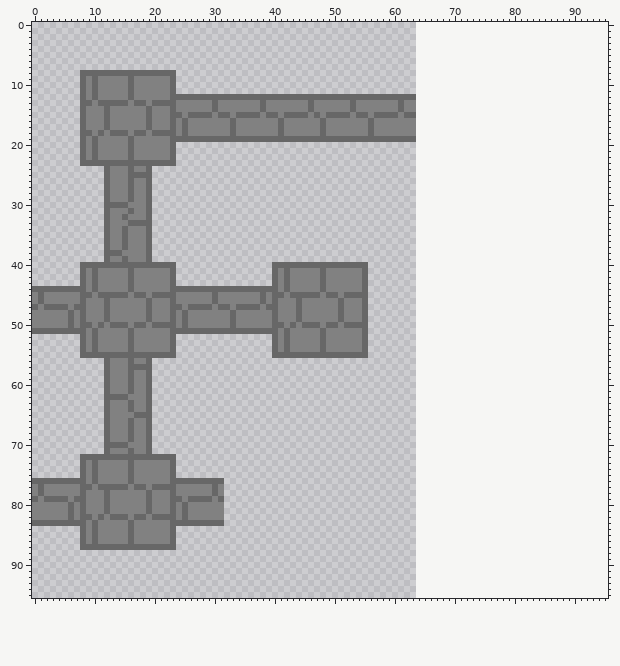
Edited in one commit: pixel-art file (Assets/Sprites/WallTilemap.aseprite). That is the earlier state.
64x96 pixels, 1 frame. The old version is drawn lined up with the new one, on the new canvas.
After:
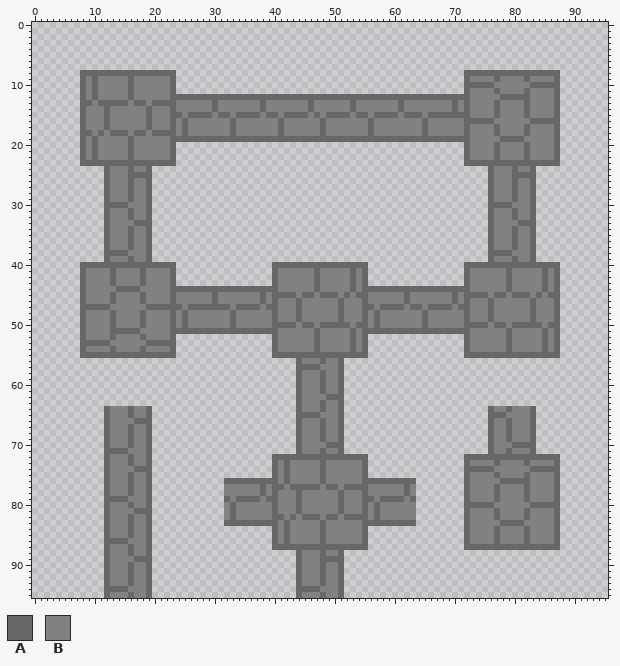
Palette (. is transparent): A #676767  B #818181
Diff:
canvas 64x96 -> 96x96
Changed rows in their new state; - is an unchanged pixel.
first column x 0:
 8 ------------------------------------------------------------------------AAAAAAAAAAAAAAAA
 9 ------------------------------------------------------------------------ABBBBABBBBABBBBA
10 ------------------------------------------------------------------------AAAAABBBBBBAAAAA
11 ------------------------------------------------------------------------ABBBBABBBBABBBBA
12 ----------------------------------------------------------------AAAAAAAAABBBBBAAAAABBBBA
13 ----------------------------------------------------------------BBBBBBABABBBBABBBBABBBBA
14 ----------------------------------------------------------------BBBBBBABABBBBABBBBABBBBA
15 ----------------------------------------------------------------ABAAAAAAABBBBABBBBABBBBA
16 ----------------------------------------------------------------BABBBBBBAAAAABBBBBBAAAAA
17 ----------------------------------------------------------------BABBBBBBABBBBABBBBABBBBA
18 ----------------------------------------------------------------BABBBBBBABBBBABBBBABBBBA
19 ----------------------------------------------------------------AAAAAAAAABBBBBAAAABBBBBA
20 ------------------------------------------------------------------------ABBBBABBBBABBBBA
21 ------------------------------------------------------------------------ABBBBABBBBABBBBA
22 ------------------------------------------------------------------------ABBBBABBBBABBBBA
23 ------------------------------------------------------------------------AAAAAAAAAAAAAAAA
24 ----------------------------------------------------------------------------ABBBABBA----
25 ----------------------------------------------------------------------------ABBBAAAA----
26 ----------------------------------------------------------------------------ABBBABBA----
27 ----------------------------------------------------------------------------ABBBABBA----
28 ----------------------------------------------------------------------------ABBBABBA----
29 ----------------------------------------------------------------------------ABBBABBA----
30 ----------------------------------------------------------------------------AAAABBBA----
31 ----------------------------------------------------------------------------ABBBABBA----
32 ---------------BA-----------------------------------------------------------ABBBABBA----
33 ----------------B-----------------------------------------------------------ABBBBAAA----
34 ---------------BA-----------------------------------------------------------ABBBABBA----
35 ---------------BA-----------------------------------------------------------ABBBABBA----
36 ---------------BA-----------------------------------------------------------ABBBABBA----
37 ---------------BA-----------------------------------------------------------ABBBABBA----
38 ---------------A------------------------------------------------------------AAAABBBA----
39 ---------------BA-----------------------------------------------------------ABBBABBA----
40 ------------------------------------------------------------------------AAAAAAAAAAAAAAAA
41 ----------B--A--B-A-----------------------B----AB----A------------------ABBBBBBABBBBBABA
42 ----------B--A--B-A-----------------------B----AB----A------------------ABBBBBBABBBBBABA
43 ----------B--A--B-A-----------------------B----AB----A------------------ABBBBBBABBBBBABA
44 ........--B---AA-A------------------------B----AB----A--AAAAAAAAAAAAAAAAABBBBBBABBBBBABA
45 ........-B-BB-BB-B--BBB-------------------A-B--BA----B--BBBBBBABBBBBBBABAAAABAABAAABABAA
46 ........----BA----AB------------------------------------BBBBBBABBBBBBBABABBBABBBBBBABBBA
47 ........-AAA--------AAA-------A-------------------------ABAAAABAABAAAABAABBBABBBBBBABBBA
48 ........----BA----AB------------------------------------BABBBBBBBABBBBBBABBBABBBBBBABBBA
49 ........----BA----AB------------------------------------BABBBBBBBABBBBBBABBBABBBBBBABBBA
50 ........-B-B--BB-B--BBB-------------------A----BA--A-B--BABBBBBBBABBBBBBAAAABAABAAAAABAA
51 ........--B--AAA-A------------------------B----AB----A--AAAAAAAAAAAAAAAAABBBBBBABBBBBABA
52 ----------B--A--B-A-----------------------B----AB----A------------------ABBBBBBABBBBBABA
53 ---------A-AA---B--AAAA-------------------B----AB----A------------------ABBBBBBABBBBBABA
54 ----------B--A--B-A-----------------------B----AB----A------------------ABBBBBBABBBBBABA
55 ------------------------------------------------------------------------AAAAAAAAAAAAAAAA
56 ------------........------------------------ABBBABBA------------------------------------
57 ------------........------------------------AAAABBBA------------------------------------
58 ------------........------------------------ABBBABBA------------------------------------
59 ------------........------------------------ABBBABBA------------------------------------
60 ------------........------------------------ABBBABBA------------------------------------
61 ------------........------------------------ABBBABBA------------------------------------
62 ------------........------------------------ABBBBAAA------------------------------------
63 ------------........------------------------ABBBABBA------------------------------------
64 --------------------------------------------ABBBABBA------------------------ABBABBBA----
65 ----------------ABB-------------------------AAAABBBA------------------------AAABBBBA----
66 ----------------BAA-------------------------ABBBABBA------------------------ABBABBBA----
67 --------------------------------------------ABBBABBA------------------------ABBABBBA----
68 --------------------------------------------ABBBABBA------------------------ABBABBBA----
69 --------------------------------------------ABBBABBA------------------------ABBABBBA----
70 -------------BBBA---------------------------ABBBBAAA------------------------ABBBAAAA----
71 -------------AAAB---------------------------ABBBABBA------------------------ABBABBBA----
72 --------....-BBB-BB-....----------------AAAAAAAAAAAAAAAA----------------AAAAAAAAAAAAAAAA
73 --------....A------A....----------------ABABBBBBABBBBBBA----------------ABBBBABBBBABBBBA
74 --------....A---BAAA....----------------ABABBBBBABBBBBBA----------------AAAAABBBBBBAAAAA
75 --------....A------A....----------------ABABBBBBABBBBBBA----------------ABBBBABBBBABBBBA
76 ............A------A............AAAAAAAAABABBBBBABBBBBBAAAAAAAAA--------ABBBBBAAAAABBBBA
77 ............-BBBABBA............BBBBBBABAABAAAAABAABAAAABBBBBBAB--------ABBBBABBBBABBBBA
78 ............----A---............BBBBBBABABBBABBBBBBABBBABBBBBBAB--------ABBBBABBBBABBBBA
79 ............-AAA----............ABAAAABAABBBABBBBBBABBBAABAAAABA--------ABBBBABBBBABBBBA
80 ............----A---............BABBBBBBABBBABBBBBBABBBABABBBBBB--------AAAAABBBBBBAAAAA
81 ............-----AA-............BABBBBBBABBBABBBBBBABBBABABBBBBB--------ABBBBABBBBABBBBA
82 ............ABBBABBA............BABBBBBBAABABAAABAABAAAABABBBBBB--------ABBBBABBBBABBBBA
83 ............A------A............AAAAAAAAABABBBBBABBBBBBAAAAAAAAA--------ABBBBBAAAABBBBBA
84 --------....A------A....----------------ABABBBBBABBBBBBA----------------ABBBBABBBBABBBBA
85 --------....A------A....----------------ABABBBBBABBBBBBA----------------ABBBBABBBBABBBBA
86 --------....AAAAB--A....----------------ABABBBBBABBBBBBA----------------ABBBBABBBBABBBBA
87 --------....-BBB-BB-....----------------AAAAAAAAAAAAAAAA----------------AAAAAAAAAAAAAAAA
88 ------------ABBBABBA------------------------ABBBABBA------------------------------------
89 ------------ABBBBAAA------------------------ABBBAAAA------------------------------------
90 ------------ABBBABBA------------------------ABBBABBA------------------------------------
91 ------------ABBBABBA------------------------ABBBABBA------------------------------------
92 ------------ABBBABBA------------------------ABBBABBA------------------------------------
93 ------------ABBBABBA------------------------ABBBABBA------------------------------------
94 ------------AAAABBBA------------------------AAAABBBA------------------------------------
95 ------------ABBBABBA------------------------ABBBABBA------------------------------------
Boxes around the changes in both pictures, in picture pixels (x1, y1, x2, y2):
changed: (32, 70, 560, 598)
